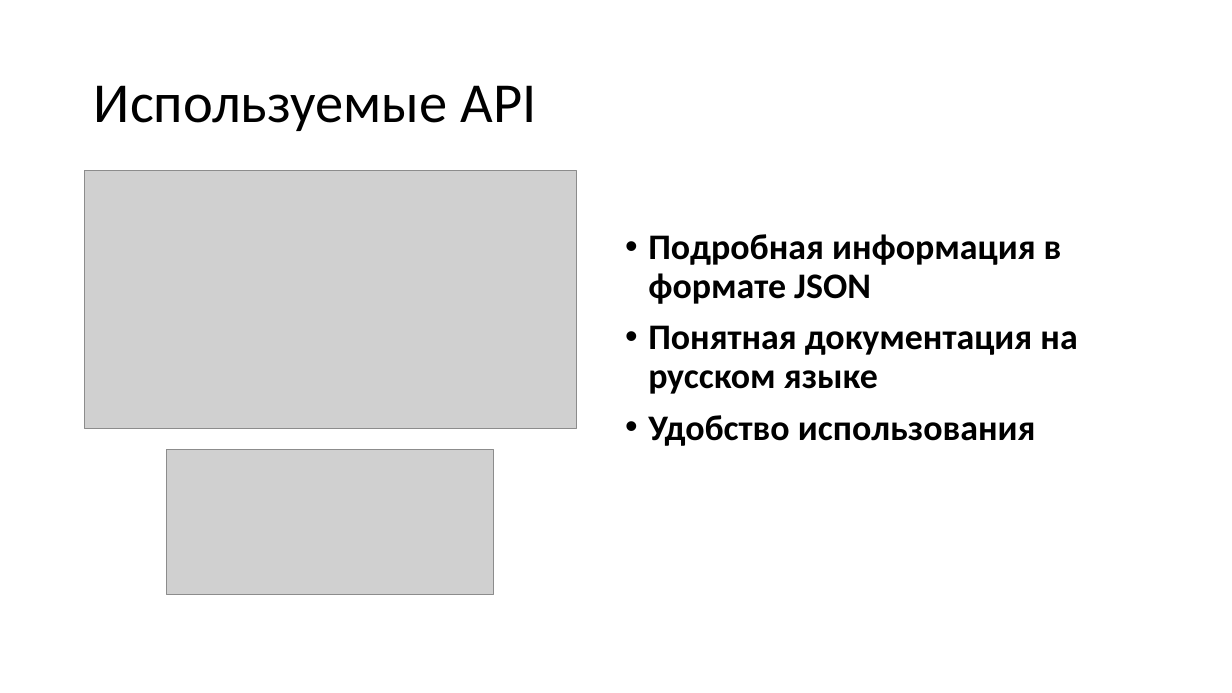
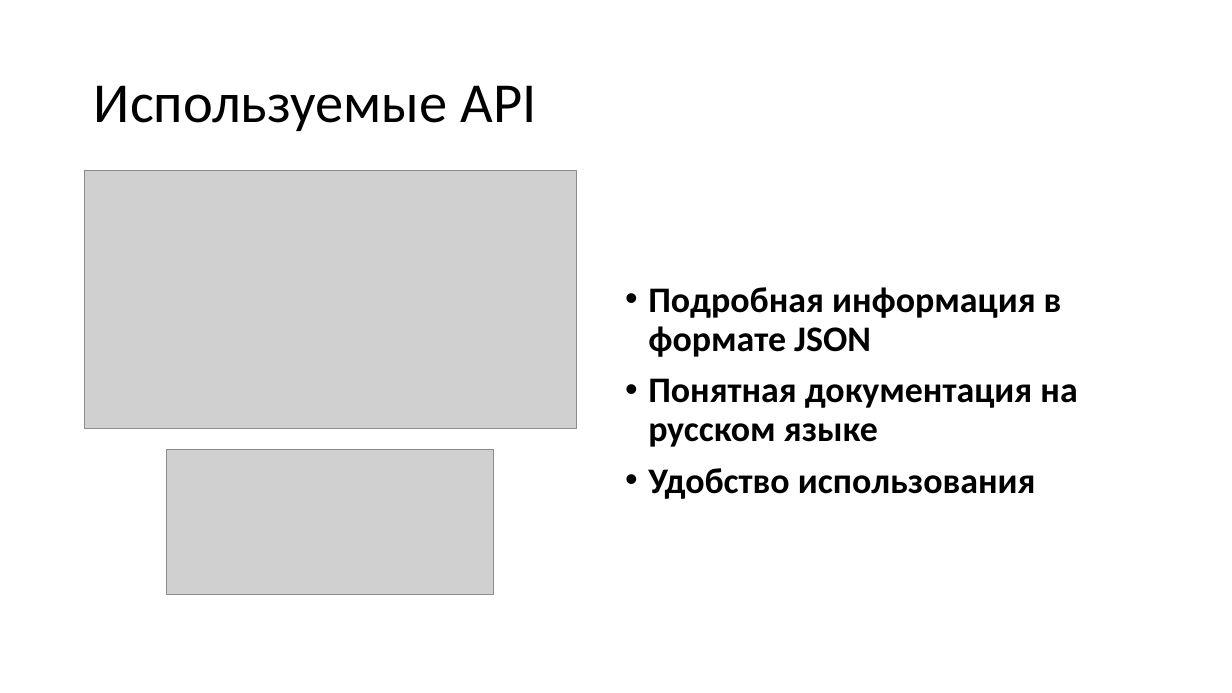
Before and after one commit to greendolf/javascript_semestr, a slide deck: slide 4 of semestr.pptx. Drawn at 1232x693 pixels with LibreOffice and Linux fonts; fonts in the diff are those of the drawing; grey boxes stand for pictures. Boxes give left, top, right and bottom in pixels: in the first picture for what was removed or moved away, otherwise in the second. Text is boxed around its words. In the diff, an @@ line names an element or a change of style, - is before the commit and + after.

```diff
--- a/semestr.pptx
+++ b/semestr.pptx
@@ text "Подробная информация в формате JSON": place and size @@
-text "Подробная информация в формате JSON" at (648, 234, 1077, 446)
+text "Подробная информация в формате JSON" at (648, 287, 1077, 499)
```
Also in this commit, not shown: 2 other slides changed, 2 slides added, 1 slide removed, 1 other file.
